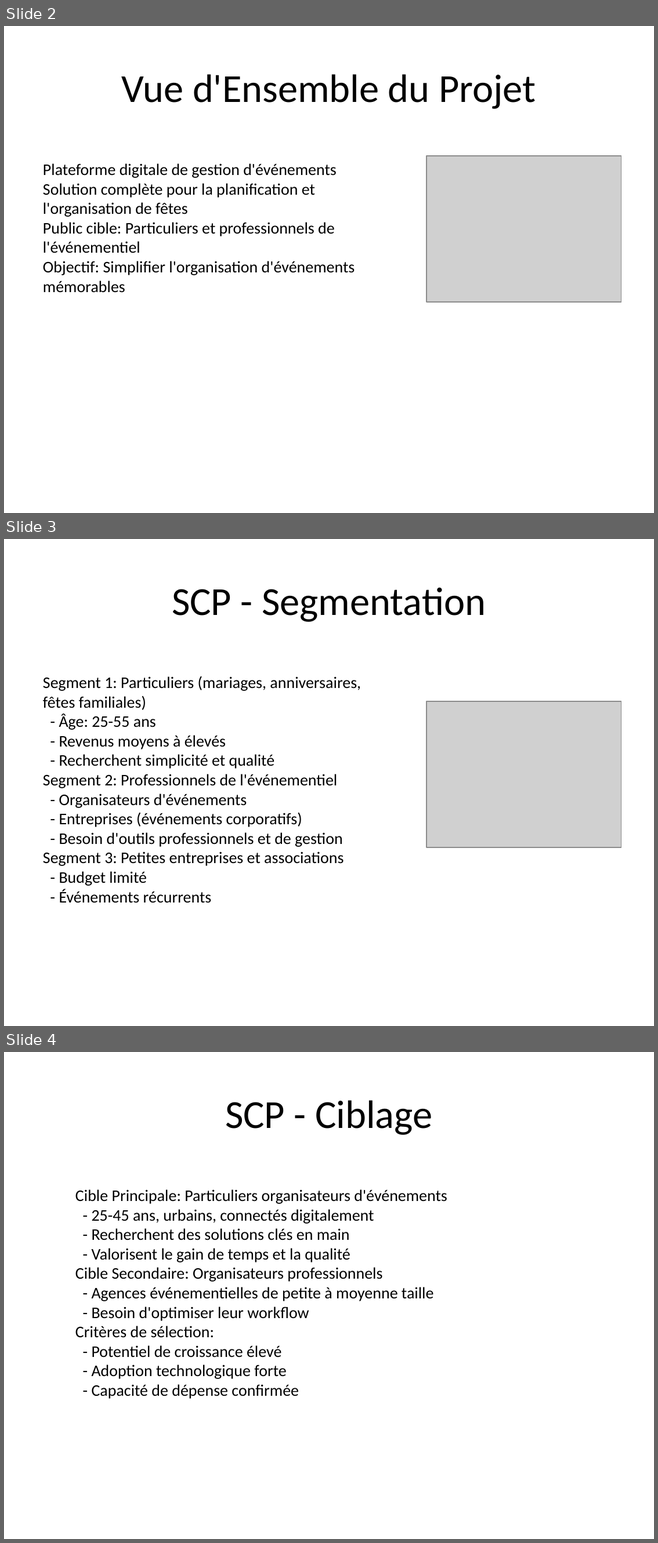
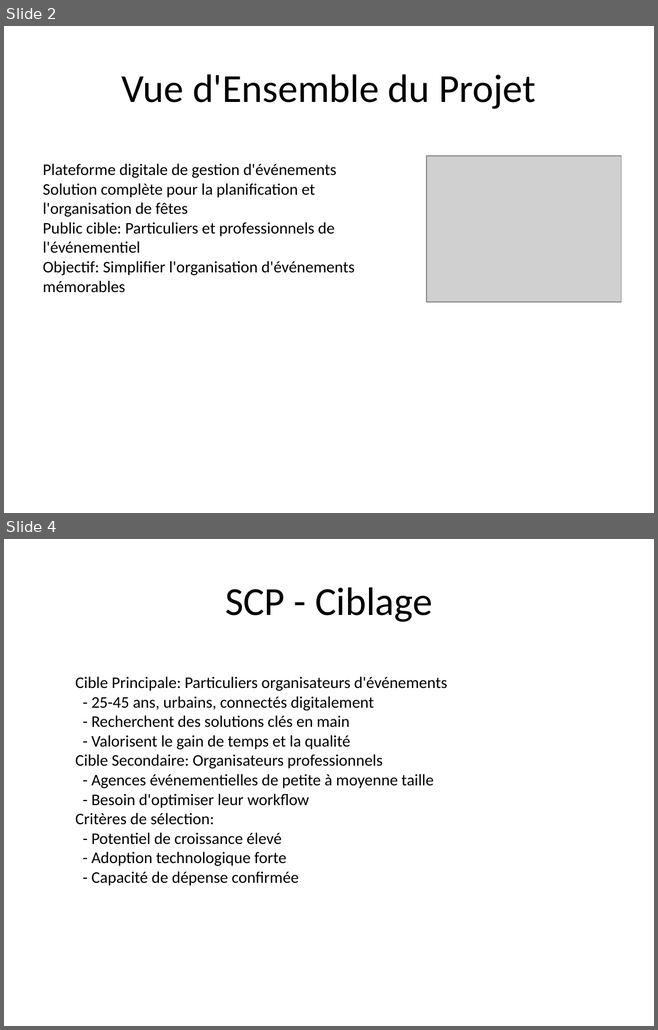
Before and after one commit to adnene1998/Spacy-spam-assasin-, a slide deck: Plan_Marketing_Plateforme_Gestion_Fetes.pptx. Shown one above the other, each under a label of ours: slides 2, 3 and 4 before the commit, slides 2 and 4 after it; the slides between them are not shown. The pictures are 658x1543 and 658x1030 pixels, drawn with LibreOffice and Linux fonts; fonts in the diff are those of the drawing; grey boxes stand for pictures. Boxes give left, top, right and bottom in pixels: in the first picture for what was removed or moved away, otherwise in the second. Text is boxed around its words. In the diff, an @@ line names an element or a change of style, - is before the commit and + after.

```diff
--- a/Plan_Marketing_Plateforme_Gestion_Fetes.pptx
+++ b/Plan_Marketing_Plateforme_Gestion_Fetes.pptx
@@ slide 3 removed at (4, 539, 654, 1026), background #FFFFFF @@
@@ title removed at (172, 587, 485, 622) @@
-SCP - Segmentation
@@ text removed at (43, 676, 361, 903) @@
-Segment 1: Particuliers (mariages, anniversaires, fêtes familiales)
-- Âge: 25-55 ans
-- Revenus moyens à élevés
-- Recherchent simplicité et qualité
-Segment 2: Professionnels de l'événementiel
-- Organisateurs d'événements
-- Entreprises (événements corporatifs)
-- Besoin d'outils professionnels et de gestion
-Segment 3: Petites entreprises et associations
-- Budget limité
-- Événements récurrents
@@ picture removed at (426, 701, 621, 848) @@
```
Also in this commit, not shown: 1 slide added, 3 other files.
